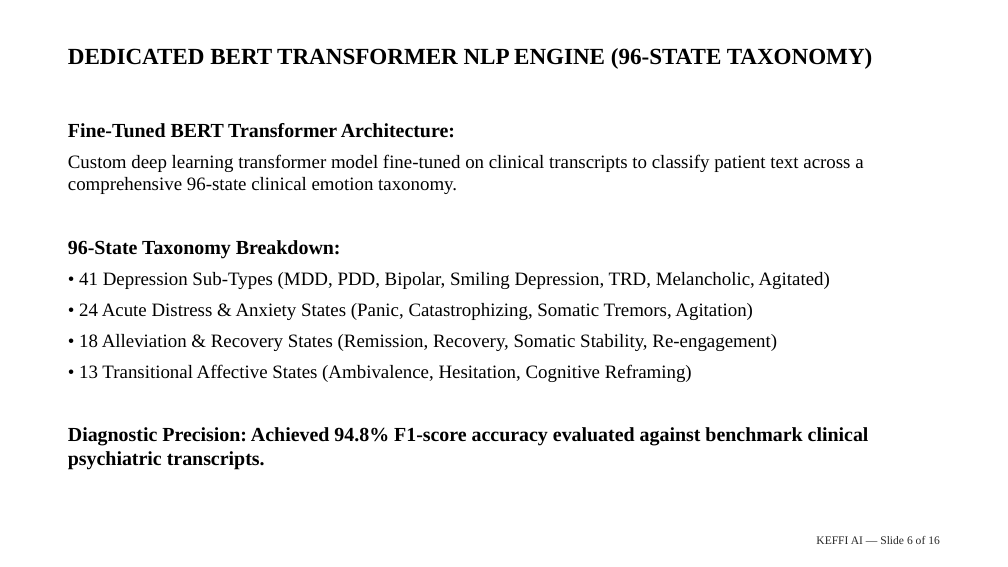
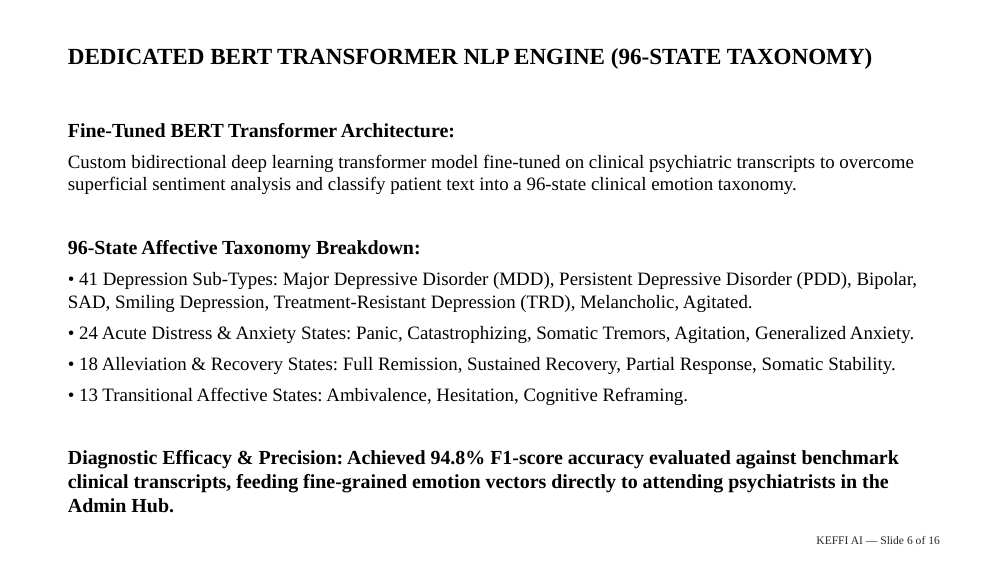
Before and after one commit to balajikrishnan031/Keffi-Test, a slide deck: slide 6 of Final_Submission_Pack/KEFFI_CORE_PRIORITY_MASTER_16_SLIDES.pptx. Drawn at 1008x567 pixels with LibreOffice and Linux fonts; fonts in the diff are those of the drawing. Boxes give left, top, right and bottom in pixels: in the first picture for what was removed or moved away, otherwise in the second. Text is boxed around its words. In the diff, an @@ line names an element or a change of style, - is before the commit and + after.

Commit message:
Enhance Standalone Dedicated BERT 96-Emotion Transformer NLP Slide in Master Presentation Deck

```diff
--- a/Final_Submission_Pack/KEFFI_CORE_PRIORITY_MASTER_16_SLIDES.pptx
+++ b/Final_Submission_Pack/KEFFI_CORE_PRIORITY_MASTER_16_SLIDES.pptx
@@ text at box(68, 154, 918, 513): text changed @@
-Custom deep learning transformer model fine-tuned on clinical transcripts to classify patient text across a comprehensive 96-state clinical emotion taxonomy.
-96-State Taxonomy Breakdown:
-• 41 Depression Sub-Types (MDD, PDD, Bipolar, Smiling Depression, TRD, Melancholic, Agitated)
-• 24 Acute Distress & Anxiety States (Panic, Catastrophizing, Somatic Tremors, Agitation)
-• 18 Alleviation & Recovery States (Remission, Recovery, Somatic Stability, Re-engagement)
-• 13 Transitional Affective States (Ambivalence, Hesitation, Cognitive Reframing)
-Diagnostic Precision: Achieved 94.8% F1-score accuracy evaluated against benchmark clinical psychiatric transcripts.
+Custom bidirectional deep learning transformer model fine-tuned on clinical psychiatric transcripts to overcome superficial sentiment analysis and classify patient text into a 96-state clinical emotion taxonomy.
+96-State Affective Taxonomy Breakdown:
+• 41 Depression Sub-Types: Major Depressive Disorder (MDD), Persistent Depressive Disorder (PDD), Bipolar, SAD, Smiling Depression, Treatment-Resistant Depression (TRD), Melancholic, Agitated.
+• 24 Acute Distress & Anxiety States: Panic, Catastrophizing, Somatic Tremors, Agitation, Generalized Anxiety.
+• 18 Alleviation & Recovery States: Full Remission, Sustained Recovery, Partial Response, Somatic Stability.
+• 13 Transitional Affective States: Ambivalence, Hesitation, Cognitive Reframing.
+Diagnostic Efficacy & Precision: Achieved 94.8% F1-score accuracy evaluated against benchmark clinical transcripts, feeding fine-grained emotion vectors directly to attending psychiatrists in the Admin Hub.
```
Also in this commit, not shown: 3 other files.
